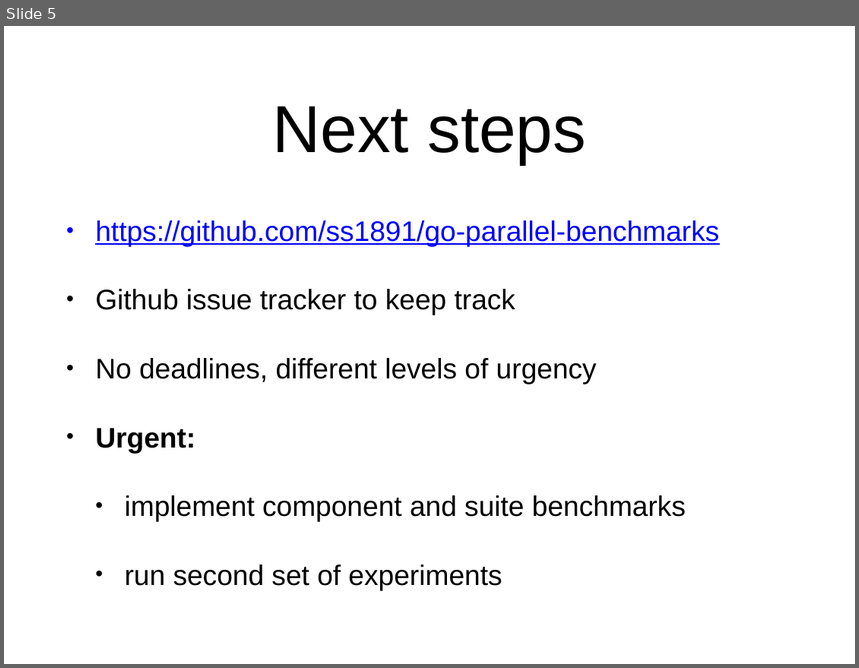
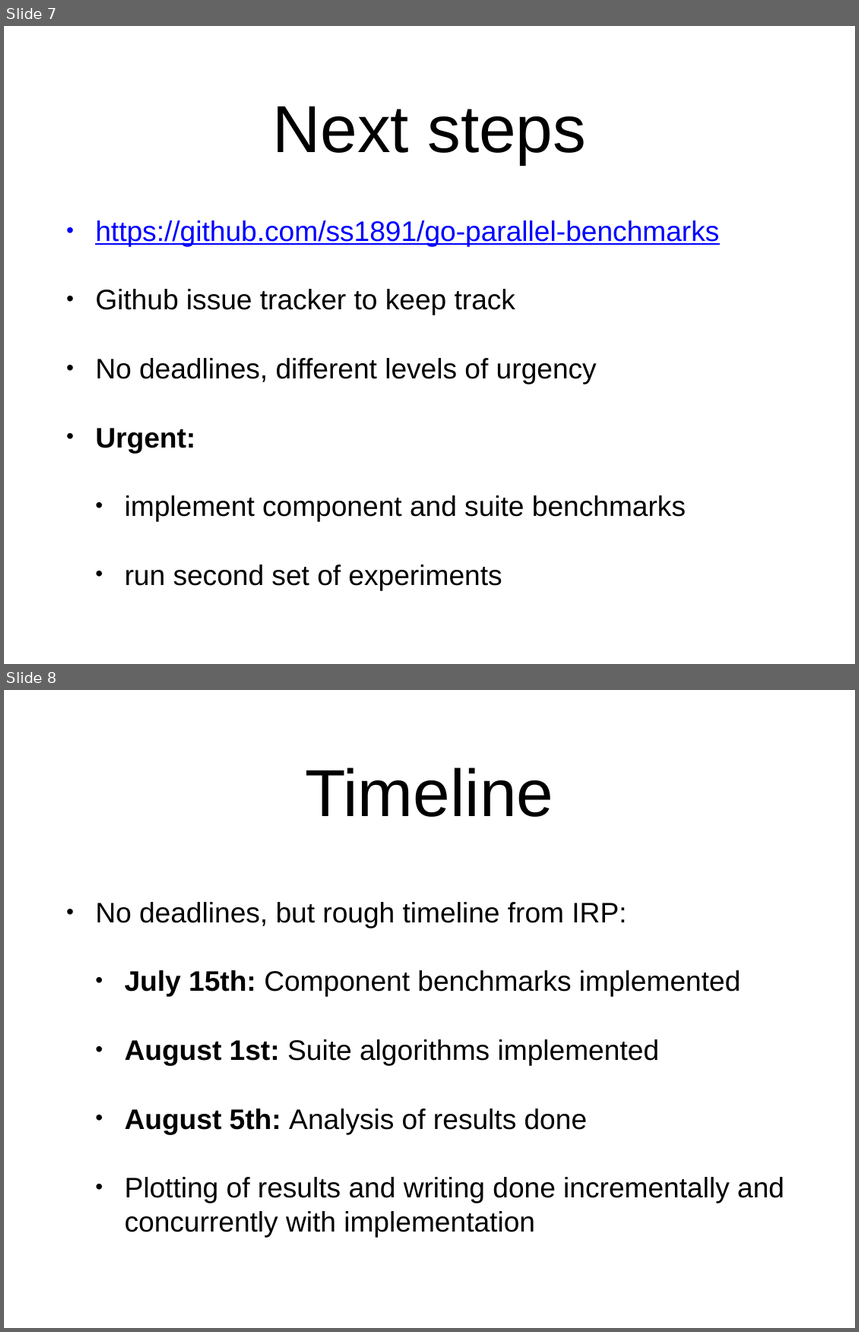
Before and after one commit to simpajj/go-parallel-benchmarks, a slide deck: presentation/presentation.pptx. Shown one above the other, each under a label of ours: slide 5 before the commit, slides 7 and 8 after it. The pictures are 859x668 and 859x1332 pixels, drawn with LibreOffice and Linux fonts; fonts in the diff are those of the drawing. Boxes give left, top, right and bottom in pixels: in the first picture for what was removed or moved away, otherwise in the second. Text is boxed around its words. In the diff, an @@ line names an element or a change of style, - is before the commit and + after.

Commit message:
presentation now includes code examples and rough timeline

```diff
--- a/presentation/presentation.pptx
+++ b/presentation/presentation.pptx
@@ slide 8 added at [4,690,855,1328], background #FFFFFF @@
@@ title added at [305,768,553,817], 80 pt, text #000000 @@
+Timeline
@@ text added at [95,902,785,1237], 34 pt, text #000000 @@
+• No deadlines, but rough timeline from IRP:
+  • July 15th: Component benchmarks implemented
+  • August 1st: Suite algorithms implemented
+  • August 5th: Analysis of results done
+  • Plotting of results and writing done incrementally and concurrently with implementation
@@ what was slide 5 is now slide 7 @@
```
Also in this commit, not shown: 2 other slides added, 10 other files.
